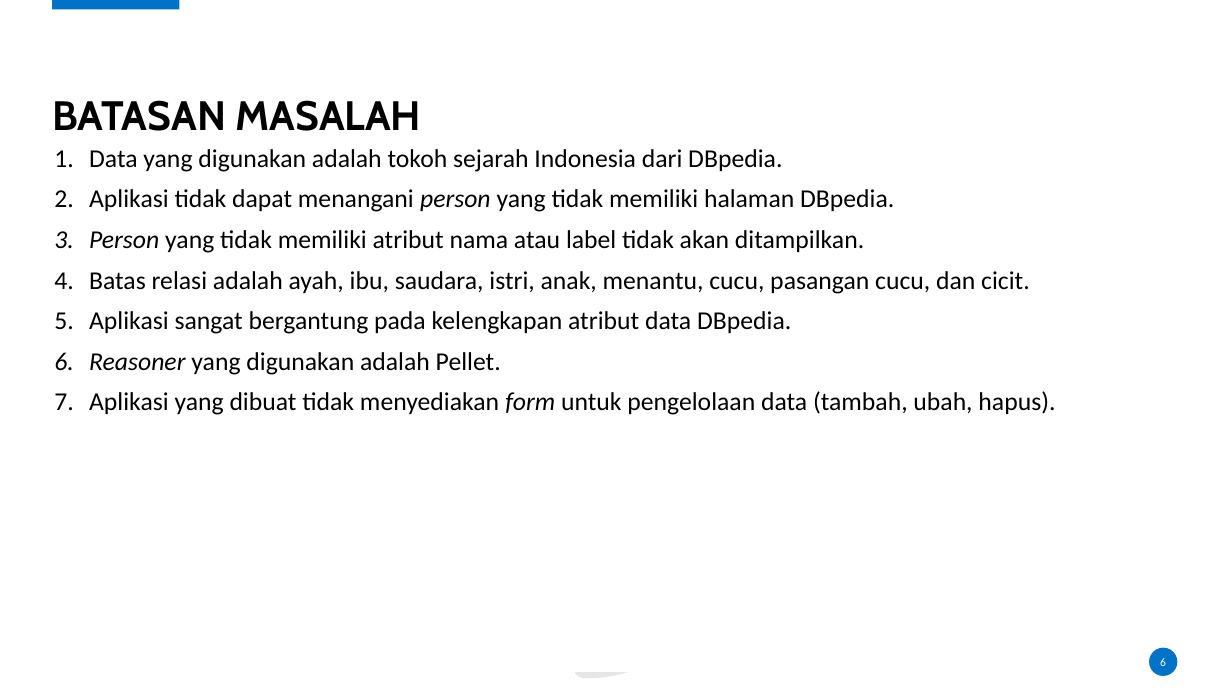
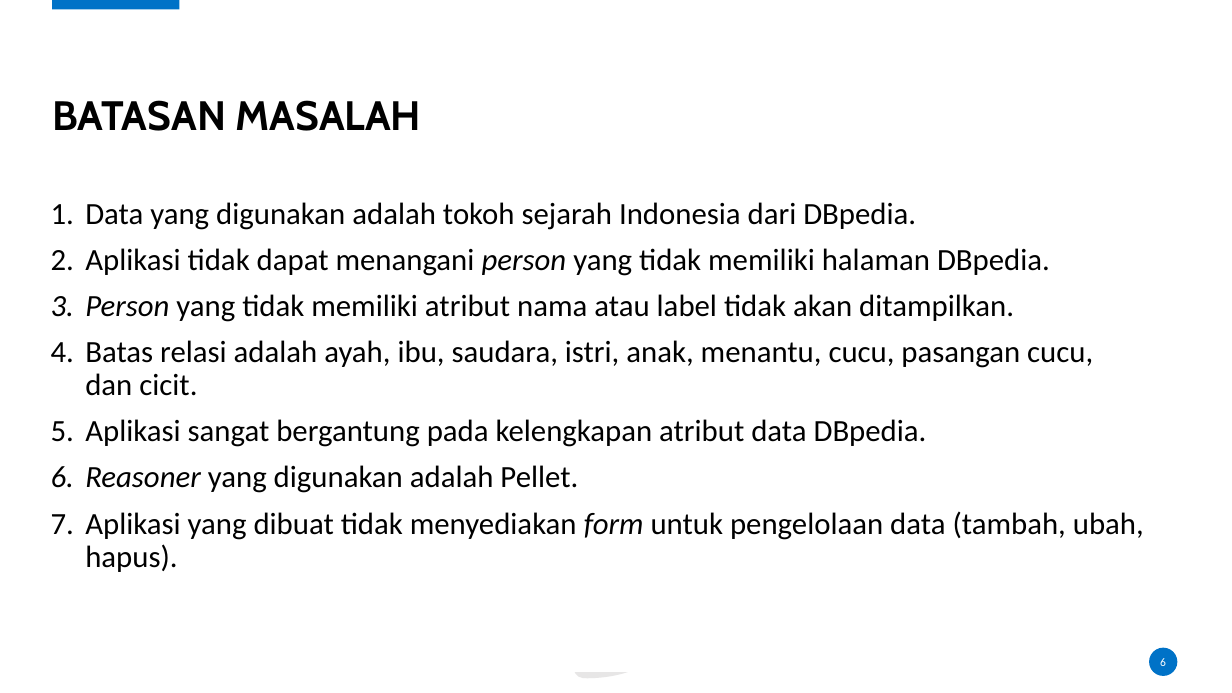
Before and after one commit to karyoutomoo/The-Tree-of-Heroes, a slide deck: slide 6 of 05111540000007-Faiq-Presentasi.pptx. Drawn at 1232x693 pixels with LibreOffice and Linux fonts; fonts in the diff are those of the drawing; background and template pictures are left out. Boxes give left, top, right and bottom in pixels: in the first picture for what was removed or moved away, otherwise in the second. Text is boxed around its words. In the diff, an @@ line names an element or a change of style, - is before the commit and + after.

```diff
--- a/05111540000007-Faiq-Presentasi.pptx
+++ b/05111540000007-Faiq-Presentasi.pptx
@@ text "Data yang digunakan adalah tokoh ...": place and size @@
-text "Data yang digunakan adalah tokoh ..." at (89,149,1055,415)
+text "Data yang digunakan adalah tokoh ..." at (85,202,1144,572)
@@ text "Data yang digunakan adalah tokoh ..." at (85,202,1144,572): size 20 to 24 pt @@
```
Also in this commit, not shown: 12 other slides changed, 4 slides added, 2 other files.
